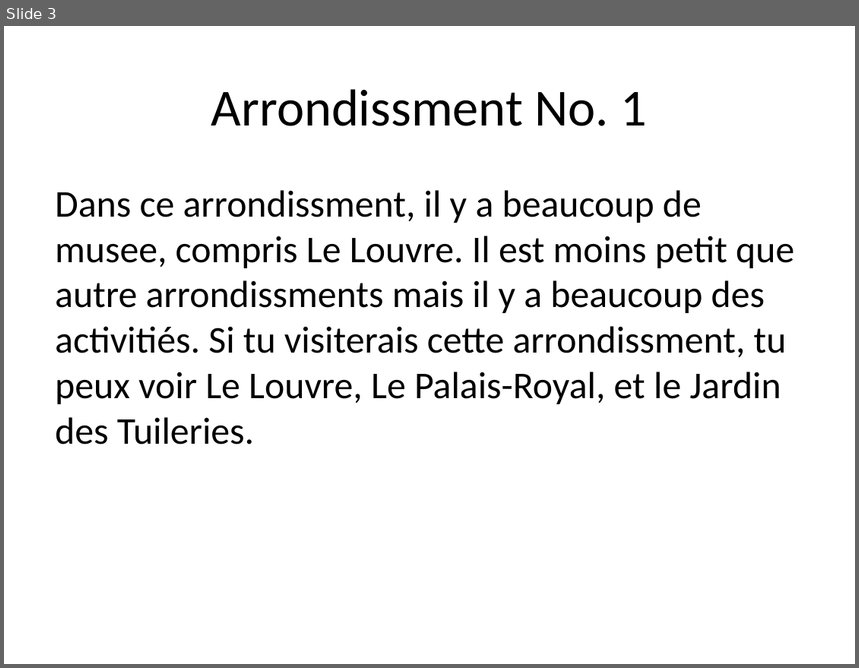
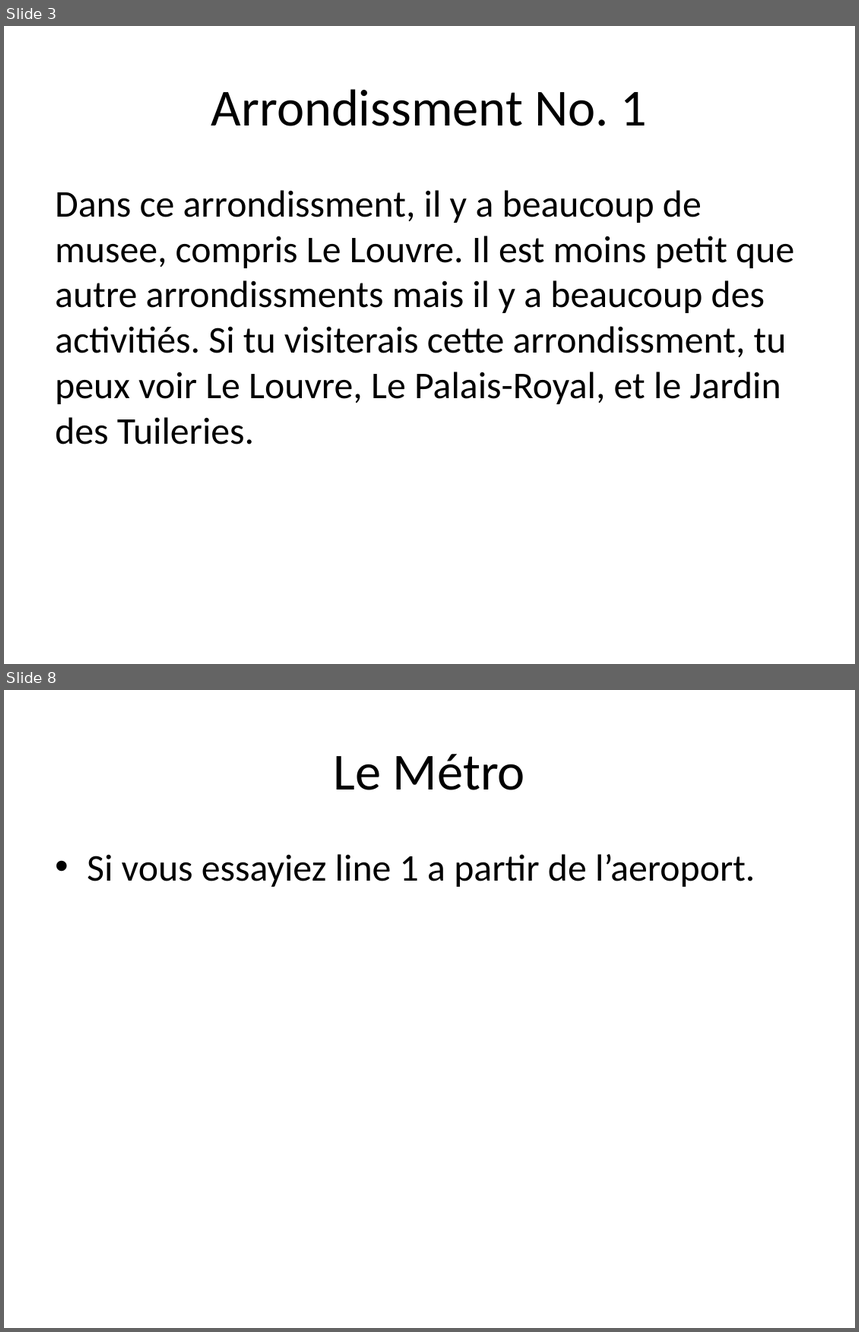
Before and after one commit to ethnt/apcs, a slide deck: Miscellaneous/Arrondissment No1.pptx. Shown one above the other, each under a label of ours: slide 3 before the commit, slides 3 and 8 after it; the slides between them are not shown. The pictures are 859x668 and 859x1332 pixels, drawn with LibreOffice and Linux fonts; fonts in the diff are those of the drawing. Boxes give left, top, right and bottom in pixels: in the first picture for what was removed or moved away, otherwise in the second. Text is boxed around its words. In the diff, an @@ line names an element or a change of style, - is before the commit and + after.

```diff
--- a/Miscellaneous/Arrondissment No1.pptx
+++ b/Miscellaneous/Arrondissment No1.pptx
@@ slide 8 added at (4, 690, 855, 1328), background #FFFFFF @@
@@ title added at (334, 754, 525, 790), 44 pt, text #000000 @@
+Le Métro
@@ text added at (87, 854, 755, 887), 32 pt, text #000000 @@
+• Si vous essayiez line 1 a partir de l’aeroport.
```
Also in this commit, not shown: 2 slides changed, 2 other slides added, 1 slide removed.
